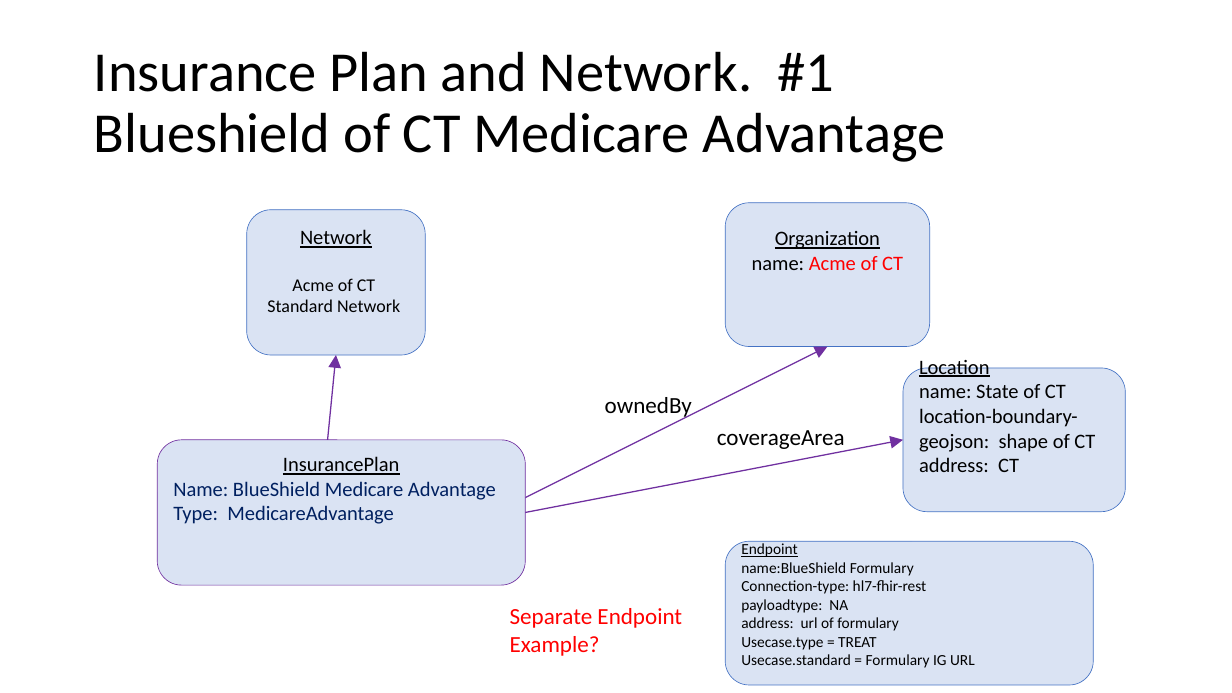
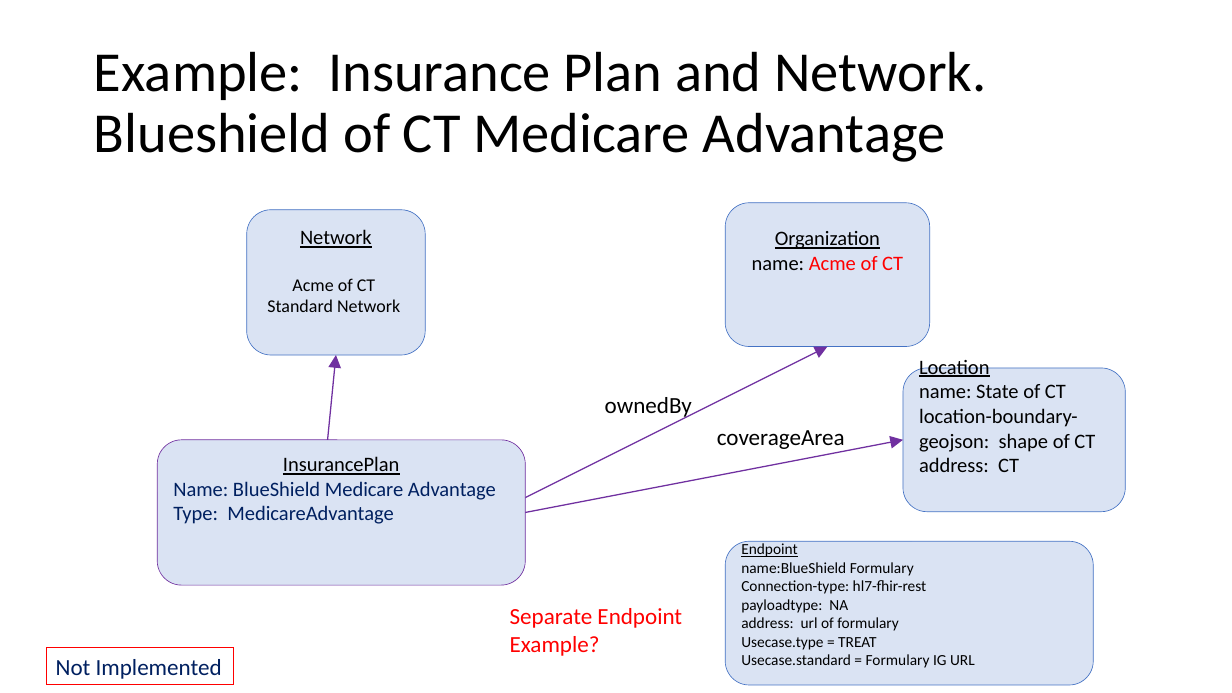
Before and after one commit to HL7/davinci-pdex-plan-net, a slide deck: slide 14 of fsh/ig-data/input/images/patterns.pptx (slide 13 before the commit). Drawn at 1232x693 pixels with LibreOffice and Linux fonts; fonts in the diff are those of the drawing. Boxes give left, top, right and bottom in pixels: in the first picture for what was removed or moved away, otherwise in the second. Text is boxed around its words. In the diff, an @@ line names an element or a change of style, - is before the commit and + after.

Commit message:
changed the names of the instances and aligned the pattern.pptx with the examples

```diff
--- a/fsh/ig-data/input/images/patterns.pptx
+++ b/fsh/ig-data/input/images/patterns.pptx
@@ title at [94, 51, 986, 162]: text changed @@
-Insurance Plan and Network. #1
-Blueshield of CT Medicare Advantage
+Example: Insurance Plan and Network.
+Blueshield of CT Medicare Advantage
@@ rectangle added at [46, 648, 233, 685], outline #FF0000 0.75 pt, 18 pt, text #002060 @@
+Not Implemented
```
Also in this commit, not shown: 13 other slides changed, 1 slide added, 7 other files.
